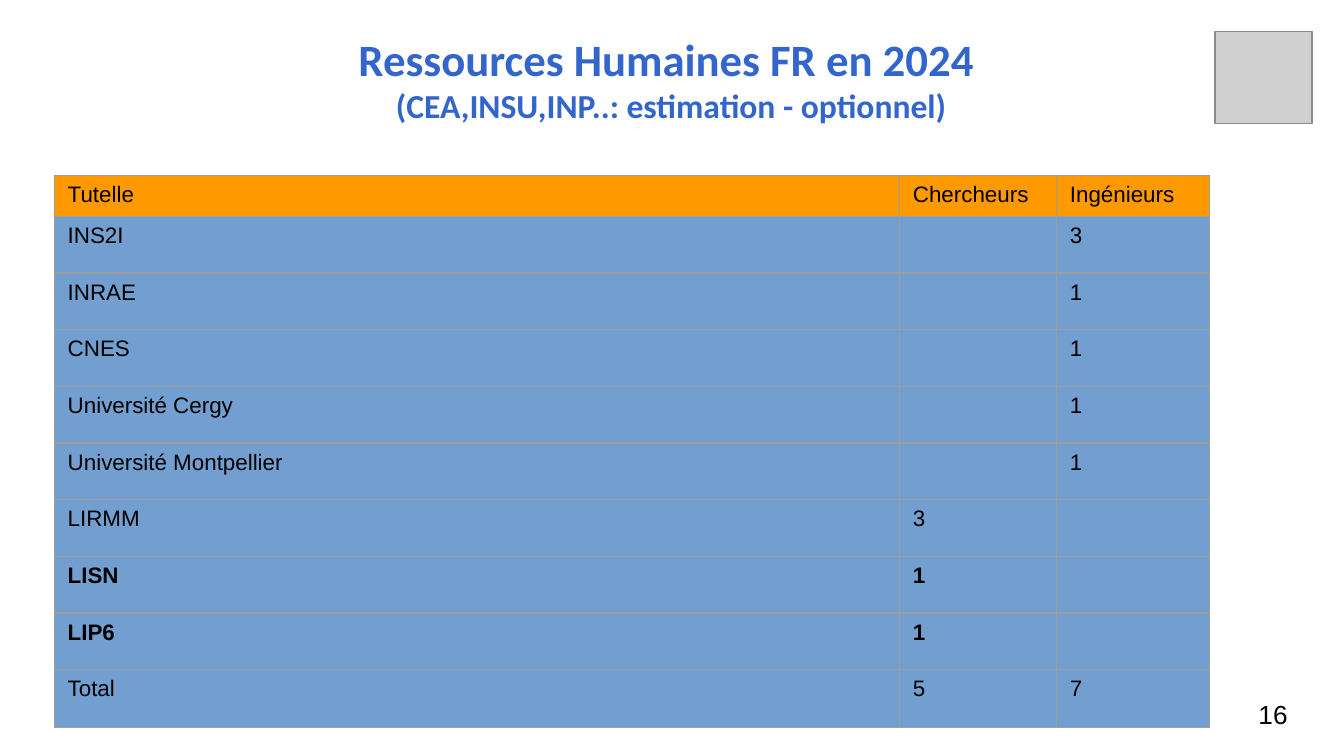
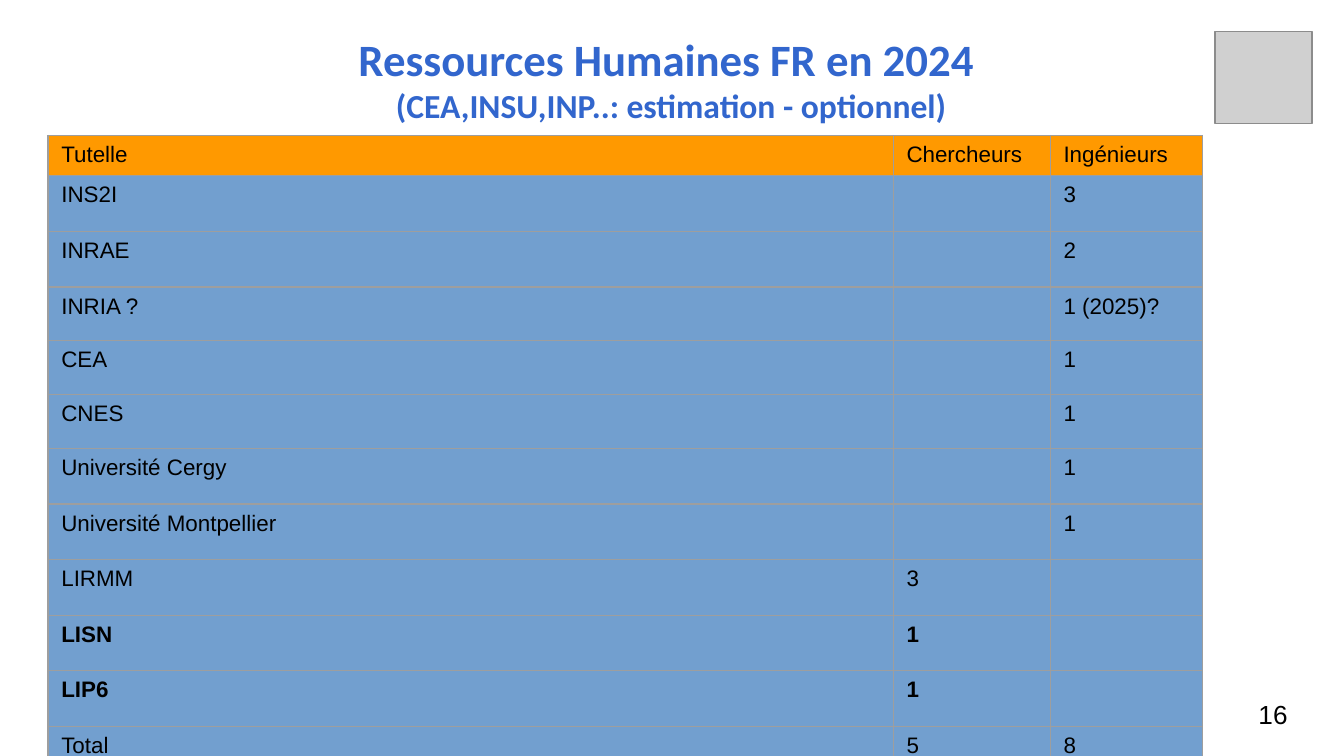
Before and after one commit to fjammes/misc, a slide deck: slide 16 of decalog/decalog-entretien-2024.odp. Drawn at 1344x756 pixels with LibreOffice and Linux fonts; fonts in the diff are those of the drawing; grey boxes stand for pictures. Boxes give left, top, right and bottom in pixels: in the first picture for what was removed or moved away, otherwise in the second. Text is boxed around its words. In the diff, an @@ line names an element or a change of style, - is before the commit and + after.

```diff
--- a/decalog/decalog-entretien-2024.odp
+++ b/decalog/decalog-entretien-2024.odp
@@ table at bbox=[48, 136, 1204, 756] @@
-row 3: INRAE |  | 1
+row 3: INRAE |  | 2
+row 4: INRIA ? |  | 1 (2025)?
+row 5: CEA |  | 1
-row 12, column 3: 7
+row 12, column 3: 8
@@ table: place and size @@
-table at bbox=[54, 176, 1210, 727]
+table at bbox=[48, 136, 1204, 756]
```
Also in this commit, not shown: 11 other slides changed, 1 slide removed, 1 other file.
